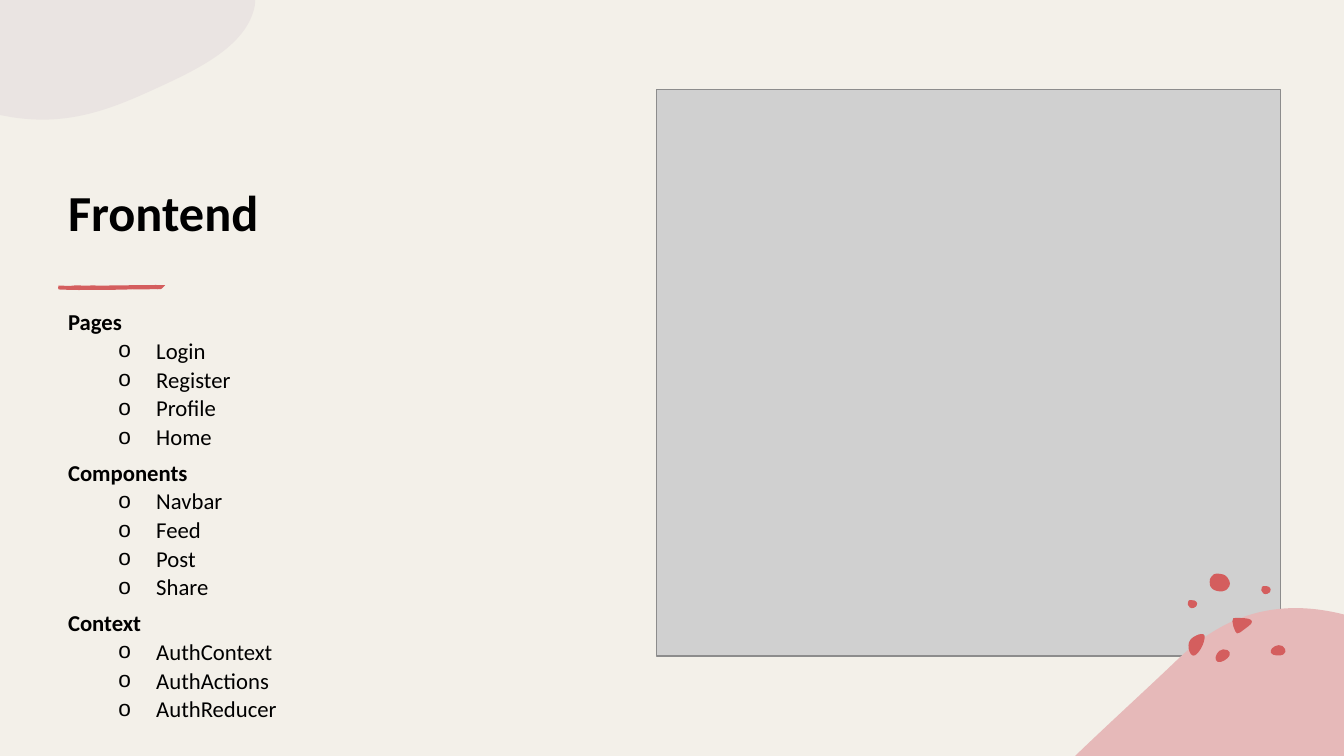
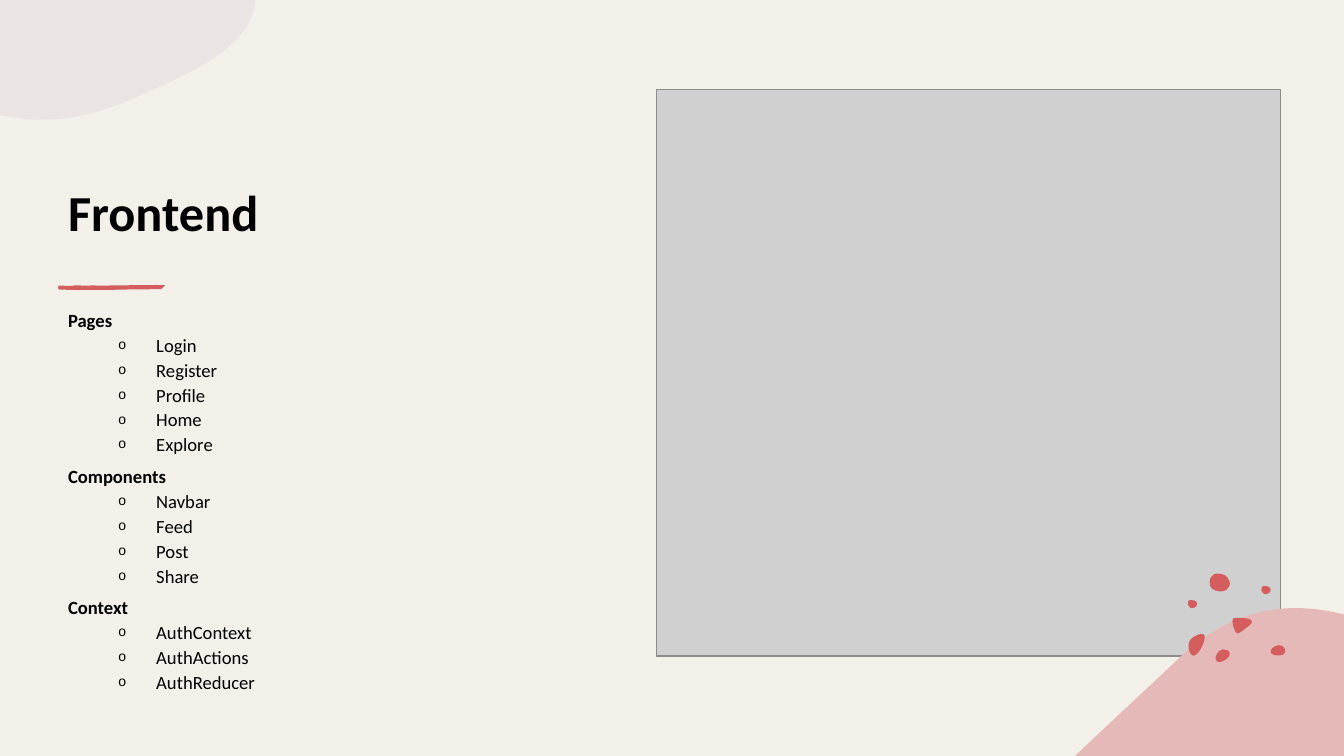
Before and after one commit to simonstreuli/Abschlussprojekt, a slide deck: slide 9 of documents/LinkUpPraesentation.pptx (slide 8 before the commit). Drawn at 1344x756 pixels with LibreOffice and Linux fonts; fonts in the diff are those of the drawing; grey boxes stand for pictures. Boxes give left, top, right and bottom in pixels: in the first picture for what was removed or moved away, otherwise in the second. Text is boxed around its words. In the diff, an @@ line names an element or a change of style, - is before the commit and + after.

```diff
--- a/documents/LinkUpPraesentation.pptx
+++ b/documents/LinkUpPraesentation.pptx
@@ text at (68, 315, 255, 689): size 16.1 to 13.3 pt @@
@@ text at (156, 438, 213, 454): paragraph added @@
+    o Explore
```
Also in this commit, not shown: 5 other slides changed, 1 slide added, 15 other files.
